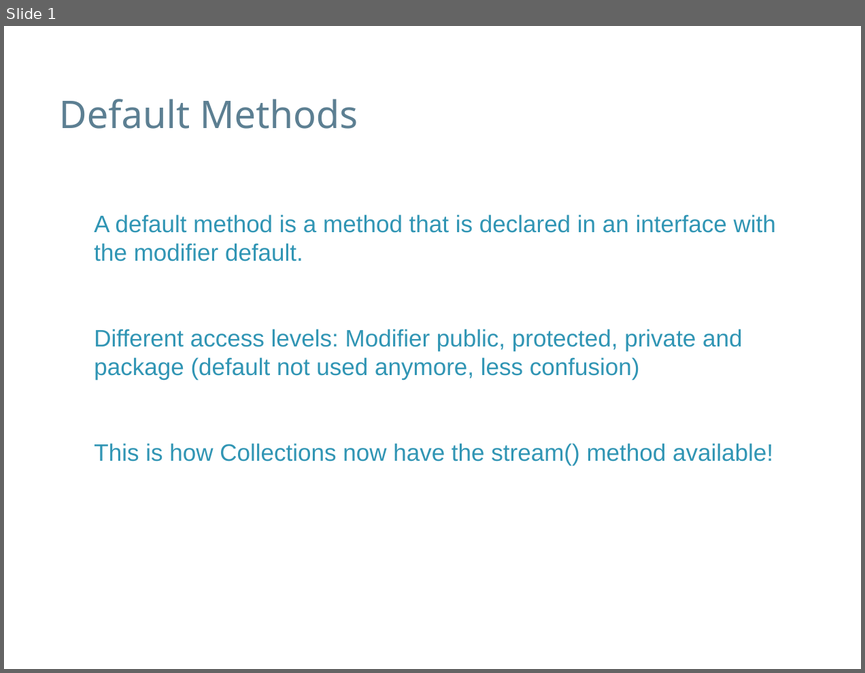
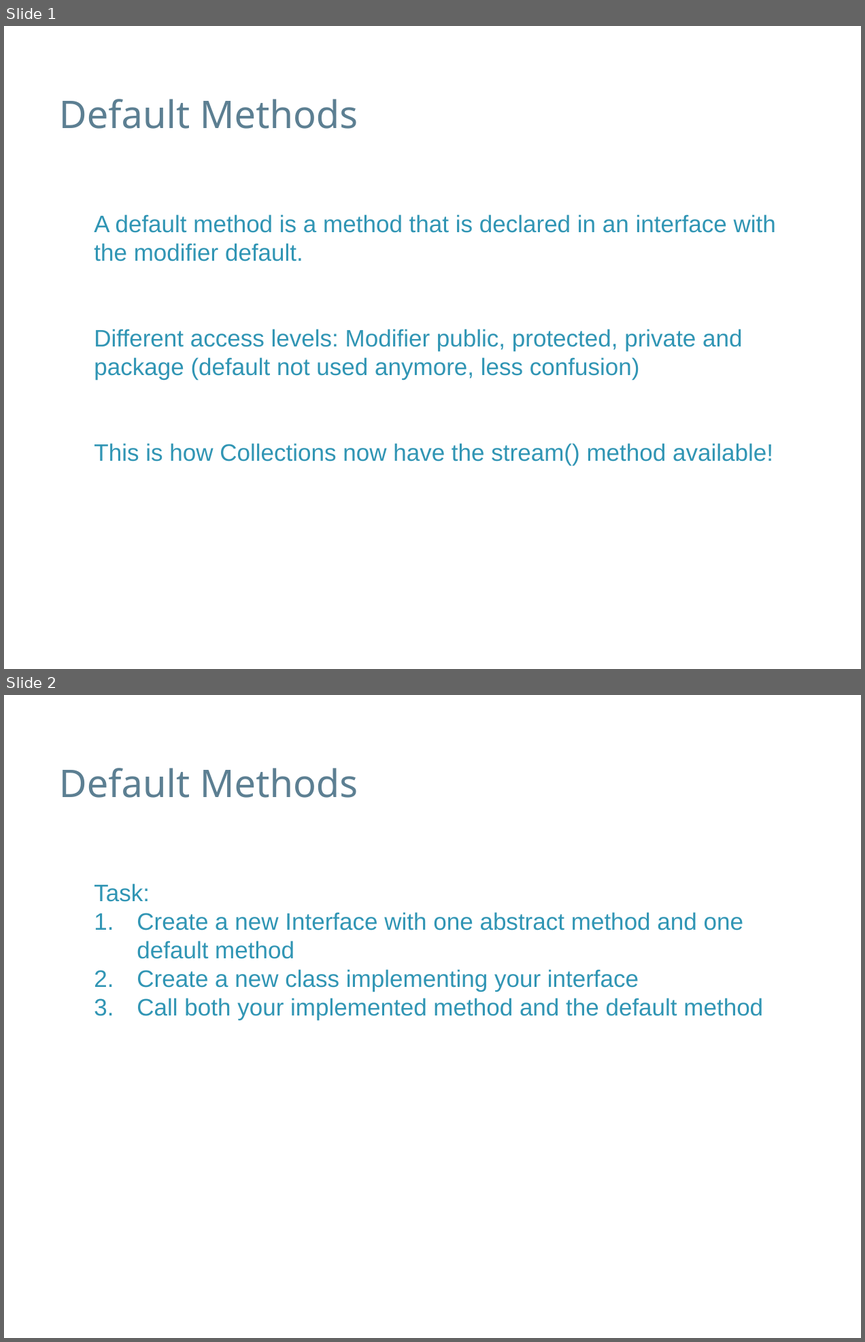
Before and after one commit to speedyswedy/Lambda, a slide deck: slides/Java 8 - Default Methods.pptx. Shown one above the other, each under a label of ours: slide 1 before the commit, slides 1 and 2 after it. The pictures are 865x673 and 865x1342 pixels, drawn with LibreOffice and Linux fonts; fonts in the diff are those of the drawing; background and template pictures are left out. Boxes give left, top, right and bottom in pixels: in the first picture for what was removed or moved away, otherwise in the second. Text is boxed around its words. In the diff, an @@ line names an element or a change of style, - is before the commit and + after.

```diff
--- a/slides/Java 8 - Default Methods.pptx
+++ b/slides/Java 8 - Default Methods.pptx
@@ slide 2 added at (4, 695, 861, 1338), background #FFFFFF @@
@@ text added at (59, 768, 358, 798), 32 pt, text #5C7F92 @@
+Default Methods
@@ text added at (94, 883, 763, 1020), 20 pt, text #3095B4 @@
+Task:
+1. Create a new Interface with one abstract method and one default method
+2. Create a new class implementing your interface
+3. Call both your implemented method and the default method
```
